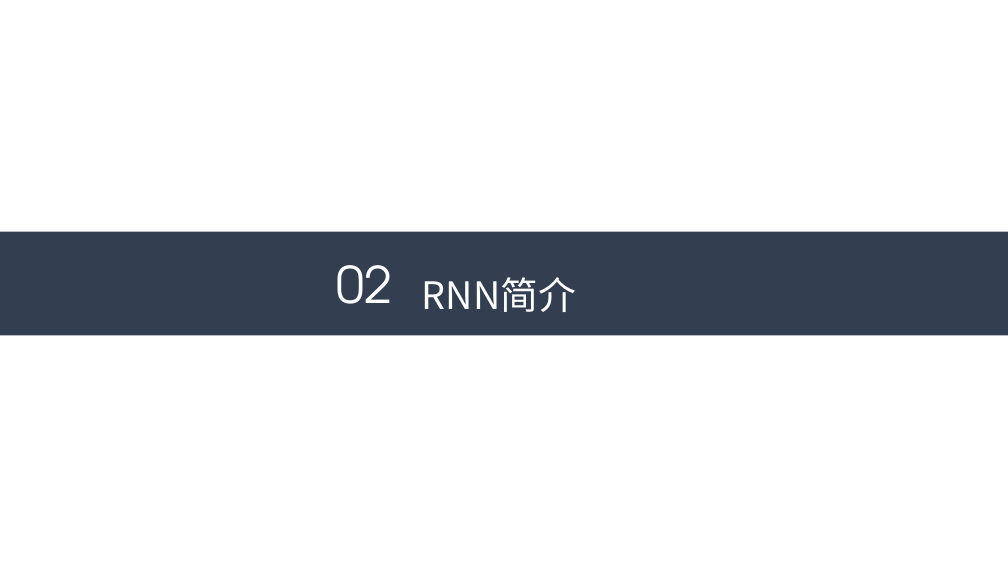
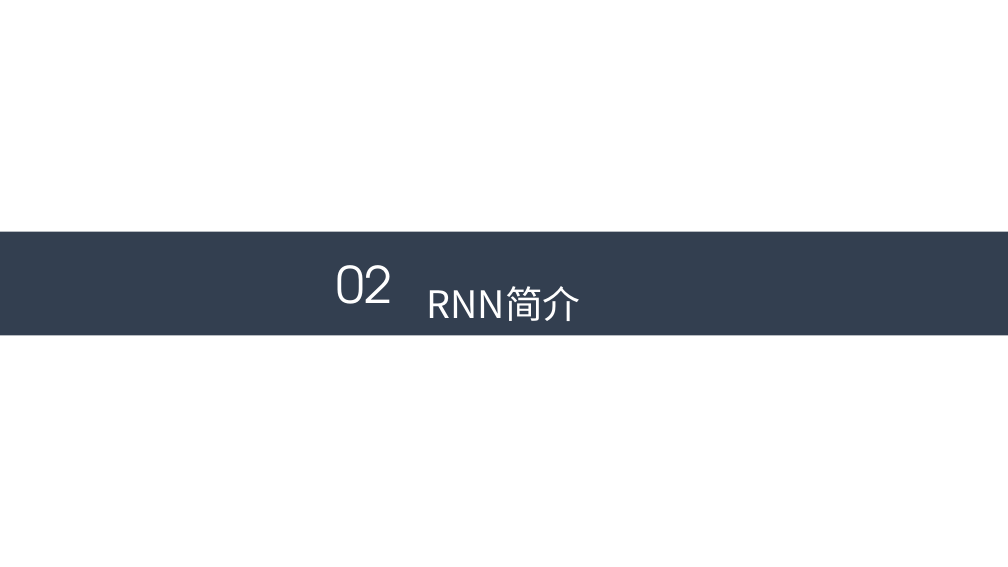
Before and after one commit to sfzhou5678/lstm, a slide deck: slide 7 of 毕业答辩PPT初稿1.pptx. Drawn at 1008x567 pixels with LibreOffice and Linux fonts; fonts in the diff are those of the drawing. Boxes give left, top, right and bottom in pixels: in the first picture for what was removed or moved away, otherwise in the second. Text is boxed around its words. In the diff, an @@ line names an element or a change of style, - is before the commit and + after.

```diff
--- a/毕业答辩PPT初稿1.pptx
+++ b/毕业答辩PPT初稿1.pptx
@@ text "RNN简介": place and size @@
-text "RNN简介" at bbox=[422, 277, 576, 312]
+text "RNN简介" at bbox=[426, 286, 580, 321]
```
Also in this commit, not shown: 12 other slides changed, 1 slide added, 4 other files.
